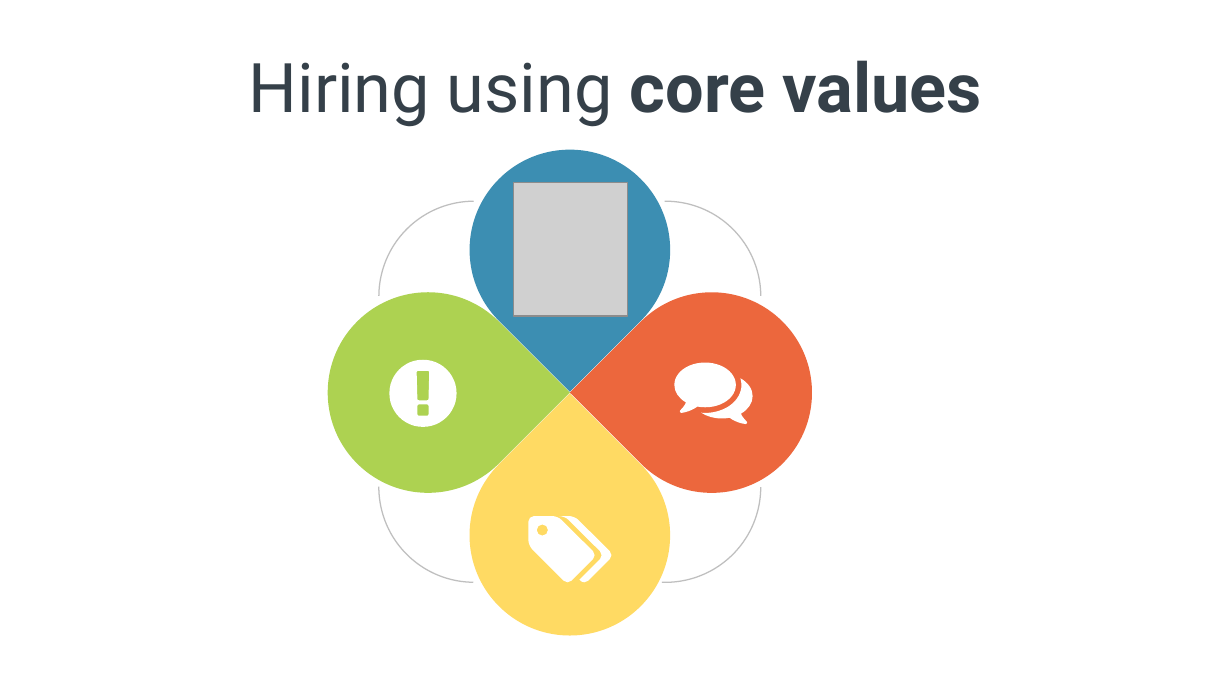
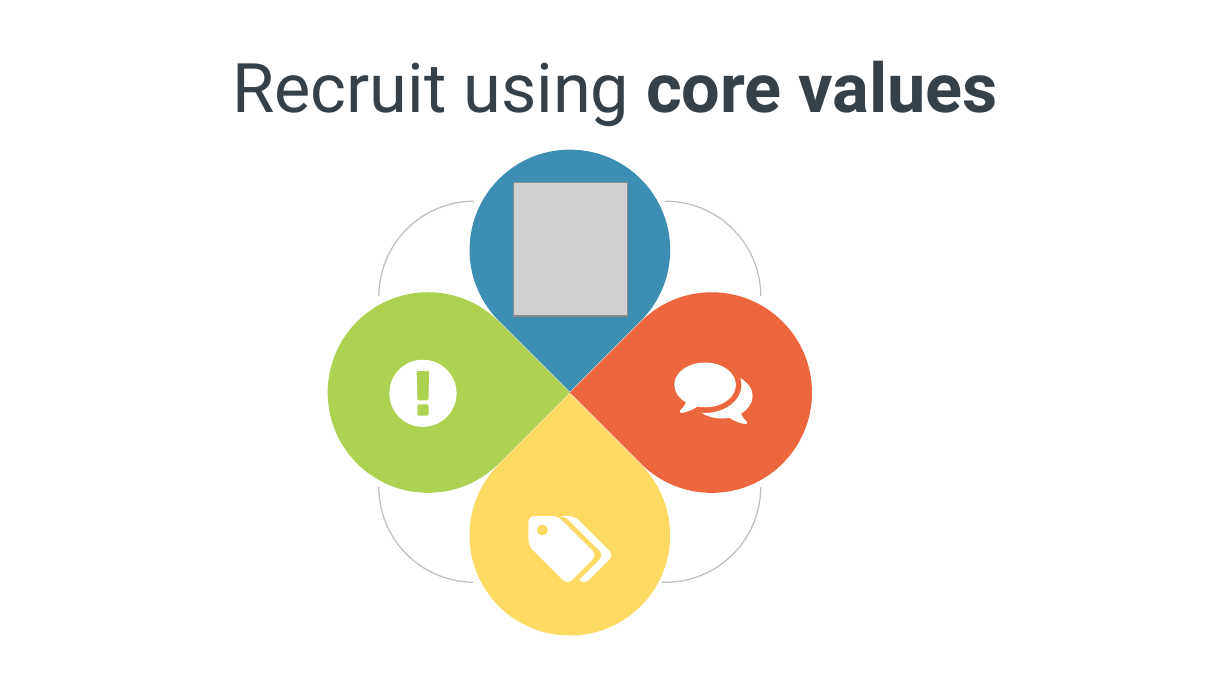
Before and after one commit to spetryjohnson/Talk---Hiring--Firing--and-Inspiring, a slide deck: slide 22 of Hiring, Firing, and Inspiring.pptx (slide 18 before the commit). Drawn at 1232x693 pixels with LibreOffice and Linux fonts; fonts in the diff are those of the drawing; grey boxes stand for pictures. Boxes give left, top, right and bottom in pixels: in the first picture for what was removed or moved away, otherwise in the second. Text is boxed around its words. In the diff, an @@ line names an element or a change of style, - is before the commit and + after.

```diff
--- a/Hiring, Firing, and Inspiring.pptx
+++ b/Hiring, Firing, and Inspiring.pptx
@@ title at [232,60,998,127]: text changed @@
-Hiring using core values
+Recruit using core values
```
Also in this commit, not shown: 13 other slides changed, 5 slides added, 1 other file.
